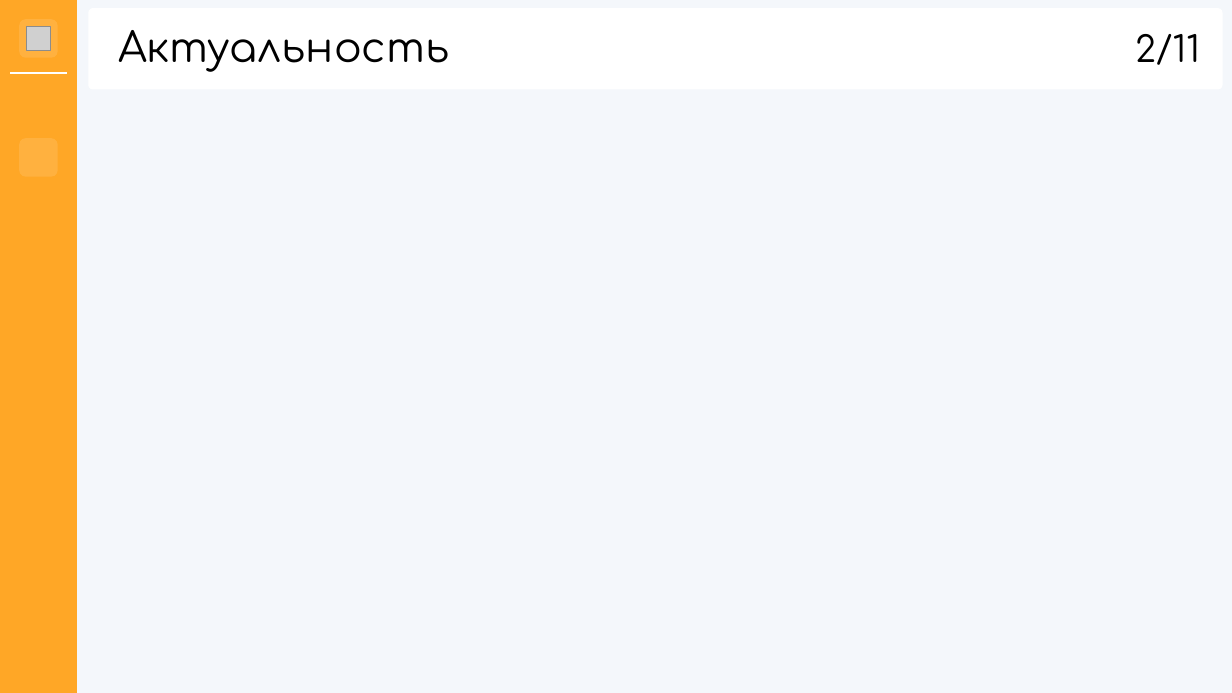
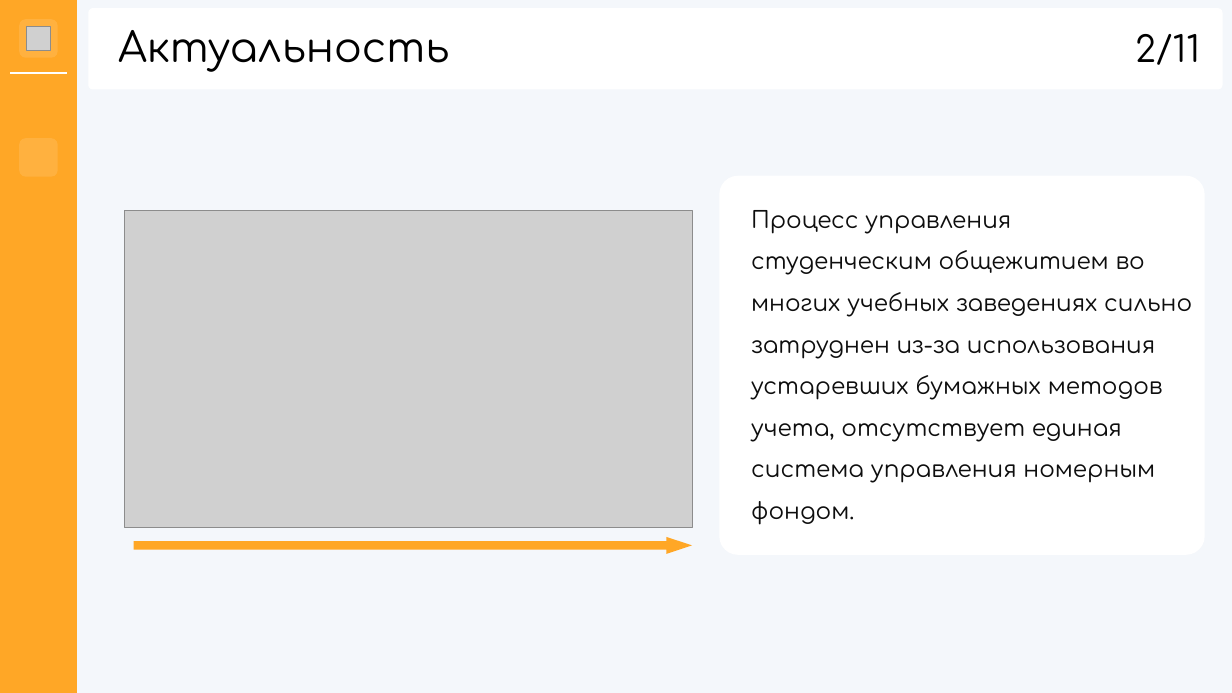
Before and after one commit to hhallva/cmdnt-website, a slide deck: slide 2 of КП/Презентация/Презентация.pptx. Drawn at 1232x693 pixels with LibreOffice and Linux fonts; fonts in the diff are those of the drawing; grey boxes stand for pictures; background and template pictures are left out. Boxes give left, top, right and bottom in pixels: in the first picture for what was removed or moved away, otherwise in the second. Text is boxed around its words. In the diff, an @@ line names an element or a change of style, - is before the commit and + after.

```diff
--- a/КП/Презентация/Презентация.pptx
+++ b/КП/Презентация/Презентация.pptx
@@ rounded rectangle added at (720,177,1203,554), fill #FFFFFF, outline #FFFFFF 1.5 pt @@
@@ picture added at (125,211,692,527) @@
@@ text added at (751,210,1192,525), 18 pt, text #0E0E0E @@
+Процесс управления студенческим общежитием во многих учебных заведениях сильно затруднен из-за использования устаревших бумажных методов учета, отсутствует единая система управления номерным фондом.
@@ right arrow added at (134,537,692,554), fill #FFA726 @@
```
Also in this commit, not shown: 4 other slides changed, 1 slide added, 1 slide removed.
